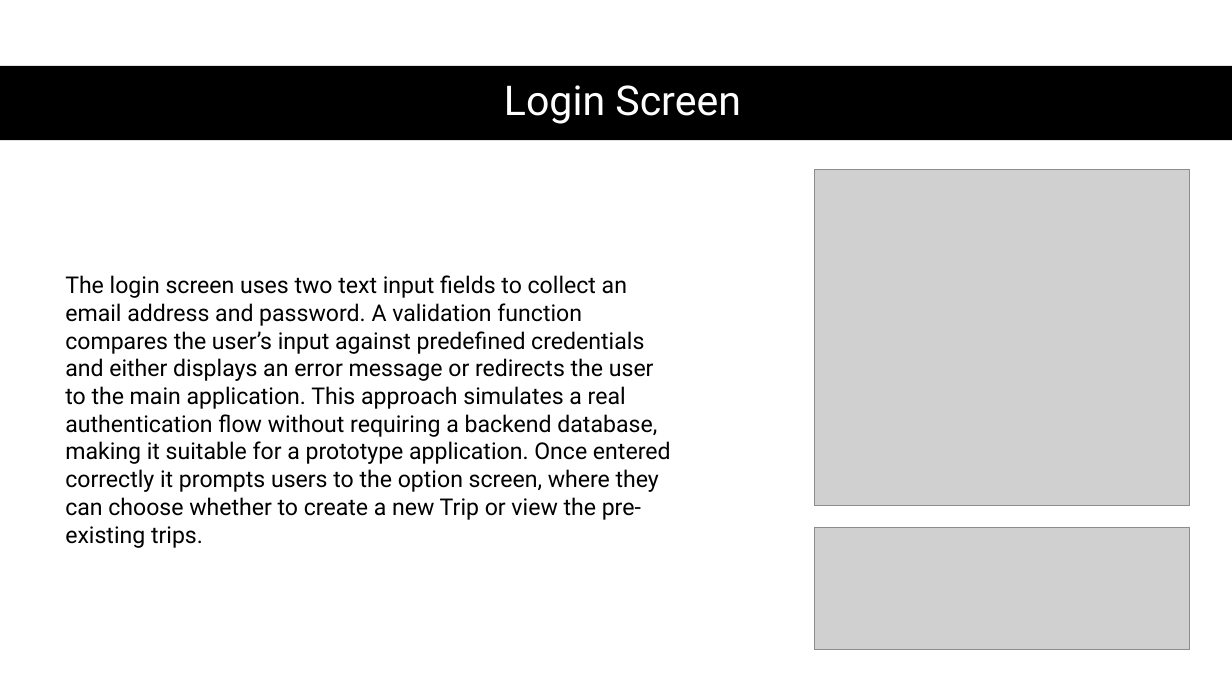
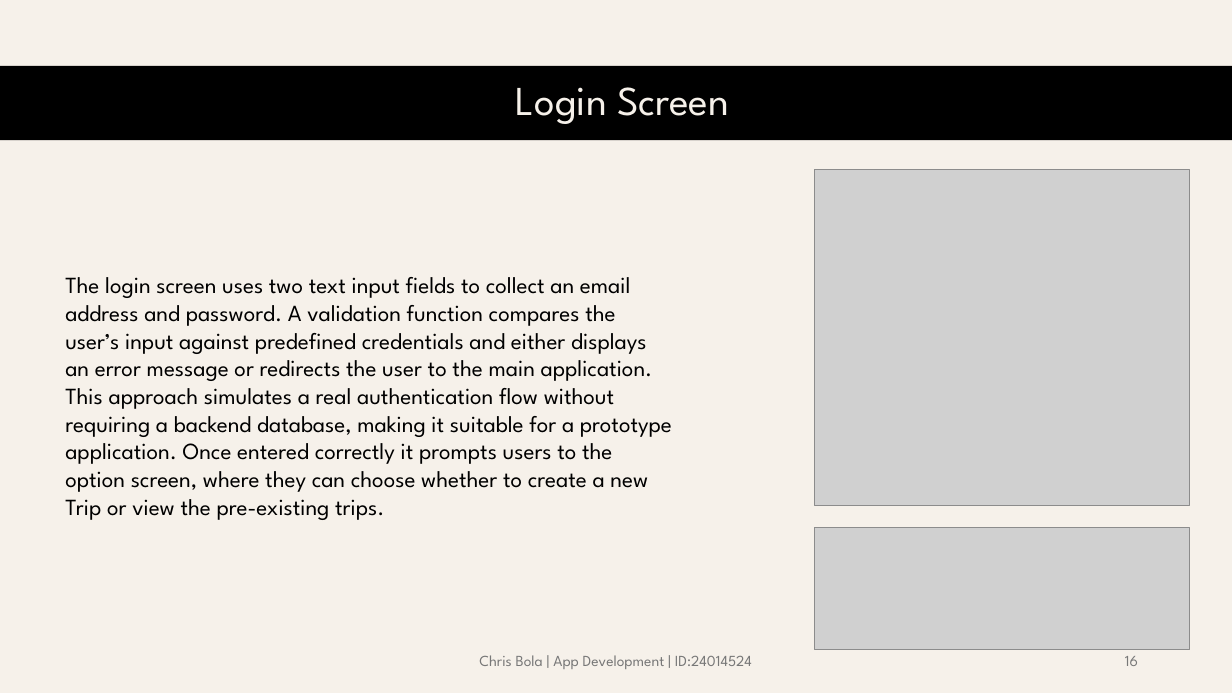
Before and after one commit to lghtson/ADS-2025, a slide deck: slide 16 of Holiday Planner.pptx (slide 18 before the commit). Drawn at 1232x693 pixels with LibreOffice and Linux fonts; fonts in the diff are those of the drawing; grey boxes stand for pictures. Boxes give left, top, right and bottom in pixels: in the first picture for what was removed or moved away, otherwise in the second. Text is boxed around its words. In the diff, an @@ line names an element or a change of style, - is before the commit and + after.

```diff
--- a/Holiday Planner.pptx
+++ b/Holiday Planner.pptx
@@ background #FFFFFF to #F6F1EA @@
@@ title "Login Screen" at bbox=[516, 87, 729, 124]: font Roboto to League Spartan, text colour #FFFFFF to #F6F1EA @@
@@ text "The login screen uses two ..." at bbox=[65, 277, 672, 520]: font Roboto to League Spartan @@
@@ text added at bbox=[479, 655, 752, 669], 12 pt, text #797979 @@
+Chris Bola | App Development | ID:24014524
@@ page number added at bbox=[1125, 656, 1138, 666], 12 pt, text #797979 @@
+16
```
Also in this commit, not shown: 25 other slides changed, 4 slides added, 6 slides removed, 4 other files.
